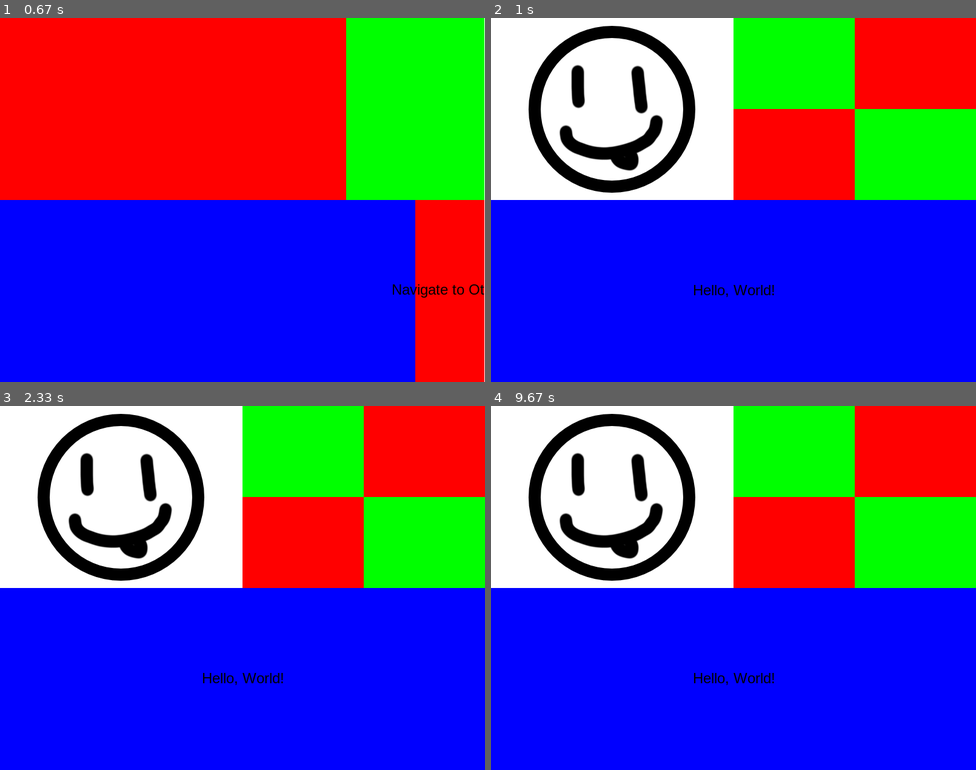
Above: before the commit, frames 1-4 (two rows, left to right).
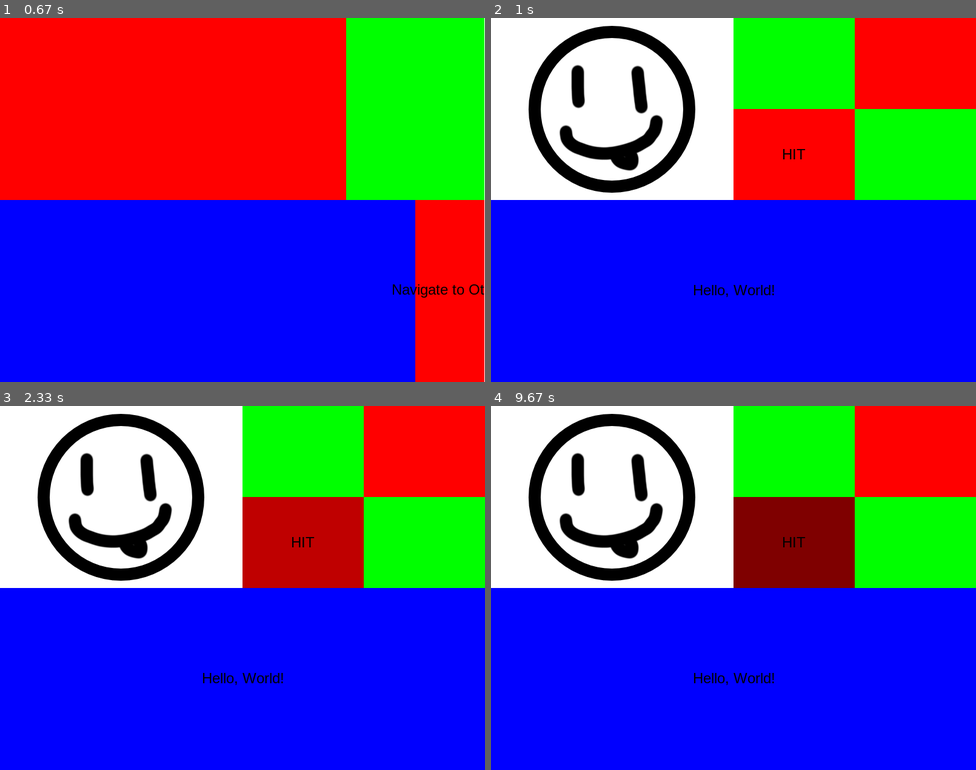
Above: after the commit, the same moments.

Repository: rschwa6308/Pygame-App-Framework
Game: pygame game, started from src/App.py
The game is run twice, just before and just after one commit, with the same random seed, the same clock (stepped at 60 frames per second) and the same inputs.
Inputs (mouse positions are in pixels of both pictures, inside the frame that each line leads up to):
- Up to frame 1 (0.67 s): press the mouse at (174, 109) at 0.37 s; move the mouse to (130, 127) at 0.47 s; release the mouse at (92, 145) at 0.6 s
- Up to frame 2 (1 s): click (912, 327) at 0.72 s
- Up to frame 3 (2.33 s): press the mouse at (121, 497) at 1.03 s; move the mouse to (208, 540) at 1.13 s; release the mouse at (295, 588) at 1.27 s; press the mouse at (121, 497) at 1.43 s; move the mouse to (184, 478) at 1.53 s; move the mouse to (247, 456) at 1.63 s; release the mouse at (247, 456) at 1.67 s; press the mouse at (121, 497) at 2.07 s; move the mouse to (213, 500) at 2.17 s; release the mouse at (310, 507) at 2.3 s
- Up to frame 4 (9.67 s): press the mouse at (612, 497) at 3.73 s; move the mouse to (699, 489) at 3.83 s; release the mouse at (786, 482) at 3.97 s; press the mouse at (612, 497) at 4.63 s; move the mouse to (762, 555) at 4.73 s; release the mouse at (917, 617) at 4.87 s; press the mouse at (612, 497) at 5.63 s; move the mouse to (733, 526) at 5.73 s; release the mouse at (854, 555) at 5.87 s; press the mouse at (612, 497) at 6.7 s; move the mouse to (694, 515) at 6.8 s; release the mouse at (782, 537) at 6.93 s; move the mouse to (815, 493) at 7.77 s; click (815, 493) at 8.27 s; move the mouse to (811, 522) at 8.9 s; click (811, 522) at 9.4 s

Frame 1 is identical in both runs. In frame 2, less than 0.1% of the frame differs, in the area x 60-65%, y 36-39%; in frame 3, 6.2%, in the area x 50-75%, y 25-50%; in frame 4, 6.2%.

Commit message:
nested regions fix, underline text, quit app

Diff:
--- a/src/App.py
+++ b/src/App.py
@@ -10,11 +10,15 @@
     def __init__(self, hoster: Hoster):
         self.hoster = hoster
         self.hoster.bind_hook("TRIGGER_RERENDER", self.update_screen, bind_to_children=True)
+        self.hoster.bind_hook("QUIT_APP", self.quit, bind_to_children=True)
         self.alive = False
 
     def update_screen(self):
         self.hoster.render_onto(self.screen)
         pygame.display.update()
+
+    def quit(self):
+        self.alive = False
 
     def run(self, screen_dims=(800, 600), target_fps=default_target_fps):
         self.alive = True
@@ -52,7 +56,7 @@
 
     test_component_2a = GridView([
         [View(1, 1, GREEN), View(1, 1, RED)],
-        [View(1, 1, RED), View(1, 1, GREEN)]
+        [Button(1, 1, RED, text="HIT", on_click=lambda self, event: print("HIT")), View(1, 1, GREEN)]
     ], x_flex=1, y_flex=1)
 
     test_assets_dir = os.path.join(os.path.dirname(__file__), "test_assets")
--- /dev/null
+++ b/src/ArithmaRemake.py
@@ -0,0 +1,59 @@
+from GridView import *
+from Hoster import *
+from App import *
+
+
+
+# --- Menu Screen --- #
+menu_title_style = {
+    "font_kwargs": {
+        "font_name": "Dotum",
+        "font_size": 56,
+        "underline": True
+    }
+}
+
+menu_button_style = {
+    "font_kwargs": {
+        "font_name": "verdana",
+        "font_size": 26
+    },
+    "border_width": 2,
+    "margins": (5,)*4
+}
+
+menu_screen = View(
+    children=[GridView([
+        [Text(2, 3, text="Arithma", **menu_title_style)],
+        [Button(2, 2, text="Levels", **menu_button_style)],
+        [Button(2, 2, text="Settings", **menu_button_style)],
+        [
+            Button(1, 2, text="Credits", **menu_button_style),
+            Button(1, 2, text="Quit", **menu_button_style, on_click=lambda self, event: self.run_hook("QUIT_APP"))
+        ]
+    ], parent_dest=(0.3, 0.0, 0.4, 0.9))]
+)
+
+
+# --- Level Select Screen --- #
+# TODO
+
+
+# --- Settings Screen --- #
+# TODO
+
+
+# --- Credits Screen --- #
+# TODO
+
+
+hoster = Hoster(
+    {
+        "menu": menu_screen,
+    },
+    "menu"
+)
+
+
+app = App(hoster)
+app.run()
--- a/src/Button.py
+++ b/src/Button.py
@@ -31,7 +31,6 @@
     def process_event(self, event):
         if event.type == pygame.MOUSEBUTTONUP and event.button == 1:
             if self.ui_state["press"]:
-                print(self)
                 self.on_click(self, event)
 
     def render_onto(self, surf: pygame.Surface, region: pygame.Rect = None):
--- a/src/Fonts.py
+++ b/src/Fonts.py
@@ -8,16 +8,18 @@
 pygame.freetype.init()
 
 font_cache = {}
-def get_font(font_name=DEFAULT_FONT_NAME, font_size=DEFAULT_FONT_SIZE, bold=False, italic=False):
+def get_font(font_name=DEFAULT_FONT_NAME, font_size=DEFAULT_FONT_SIZE, bold=False, italic=False, underline=False):
     """Get a `Font` object (cached)"""
     key = f"{font_name}-{font_size}"
     if bold: key += "-bold"
     if italic: key += "-italic"
+    if underline: key += "-underline"
 
     if key in font_cache:
         font = font_cache[key]
     else:
         font = pygame.freetype.SysFont(font_name, font_size, bold, italic)
+        font.underline = underline
         font_cache[key] = font
 
     return font
@@ -25,11 +27,11 @@
 
 def render_text_to(
     surf, dest, text, region=None,
-    font_name=DEFAULT_FONT_NAME, font_size=DEFAULT_FONT_SIZE, bold=False, italic=False, **kwargs
+    font_name=DEFAULT_FONT_NAME, font_size=DEFAULT_FONT_SIZE, bold=False, italic=False, underline=False, **kwargs
 ):
     """Render the given text onto the given surface.
     Argument `dest` can be either coordinates (local to region) or "CENTER"."""
-    font = get_font(font_name, font_size, bold, italic)
+    font = get_font(font_name, font_size, bold, italic, underline)
 
     if region is None:
         region = surf.get_rect()
--- a/src/GridView.py
+++ b/src/GridView.py
@@ -38,46 +38,22 @@
         layout: Sequence[Sequence[Component]] = [],
         x_flex: int = 1,
         y_flex: int = 1,
-        background_color: Tuple[int, int, int] = default_background_color
+        background_color: Tuple[int, int, int] = default_background_color,
+        **kwargs
     ):
         children = [child for row in layout for child in row]
 
         if not all(isinstance(child, Component) for child in children):
             raise ValueError(f"Invalid children argument: {children}; children must all be Components")
 
-        super().__init__(x_flex, y_flex, background_color, children=children)
+        super().__init__(x_flex, y_flex, background_color, children=children, **kwargs)
 
         self.layout = layout
 
         self.compute_flex_map()
-        # self.child_regions_cache = []   # format (Component, Rect) TODO: remove in favor of implementation in `View`
 
         # calculate children's `parent_dest`s based on flex_map
         self.compute_parent_dests()
-
-
-
-
-    # # renders self onto the given surface
-    # # TODO: min_spacing around children
-    # # TODO: use children positioning from parent class (do not call child.render_onto(...) here)
-    # def render_onto(self, surf: pygame.Surface, region: pygame.Rect = None):
-    #     region = super().render_onto(surf, region)
-
-    #     x_flex_px = region.width / self.total_x_flex
-    #     y_flex_px = region.height / self.total_y_flex
-
-    #     self.child_regions_cache = []
-    #     for row, flex_map_row in zip(self.layout, self.flex_map):
-    #         for child, flex_map_child in zip(row, flex_map_row):
-    #             child_region = pygame.Rect(
-    #                 region.left + round(flex_map_child[0] * x_flex_px),
-    #                 region.top + round(flex_map_child[1] * y_flex_px),
-    #                 round(flex_map_child[2] * x_flex_px),
-    #                 round(flex_map_child[3] * y_flex_px)
-    #             )
-    #             self.child_regions_cache.append((child, child_region))
-    #             child.render_onto(surf, region=child_region)
 
 
 if __name__ == "__main__":
--- a/src/View.py
+++ b/src/View.py
@@ -63,16 +63,23 @@
             surf.fill(self.background_color, region)            # fill background
 
         # render all children (on top)
-        self.child_regions_cache = []                               # clear cache
+        self.child_regions_cache = []                                   # clear cache
         for child in self.children:
             child_region = pygame.Rect(
+                region.width * child.parent_dest[0],
+                region.height * child.parent_dest[1],
+                region.width * child.parent_dest[2],
+                region.height * child.parent_dest[3]
+            )
+            child_region_abs = pygame.Rect(
                 region.left + region.width * child.parent_dest[0],
                 region.top + region.height * child.parent_dest[1],
                 region.width * child.parent_dest[2],
                 region.height * child.parent_dest[3]
             )
-            self.child_regions_cache.append((child, child_region))  # save in cache
-            child.render_onto(surf, child_region)
+
+            self.child_regions_cache.append((child, child_region))      # save in cache
+            child.render_onto(surf, child_region_abs)
 
         # return the affected region
         return region
